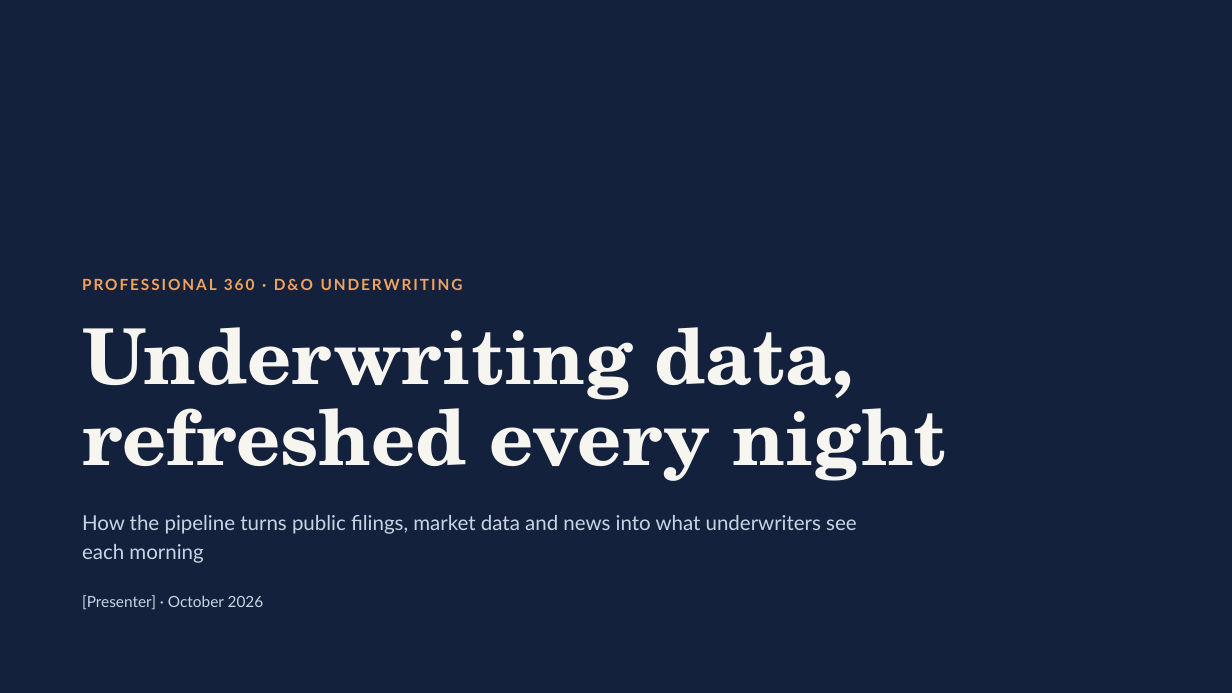
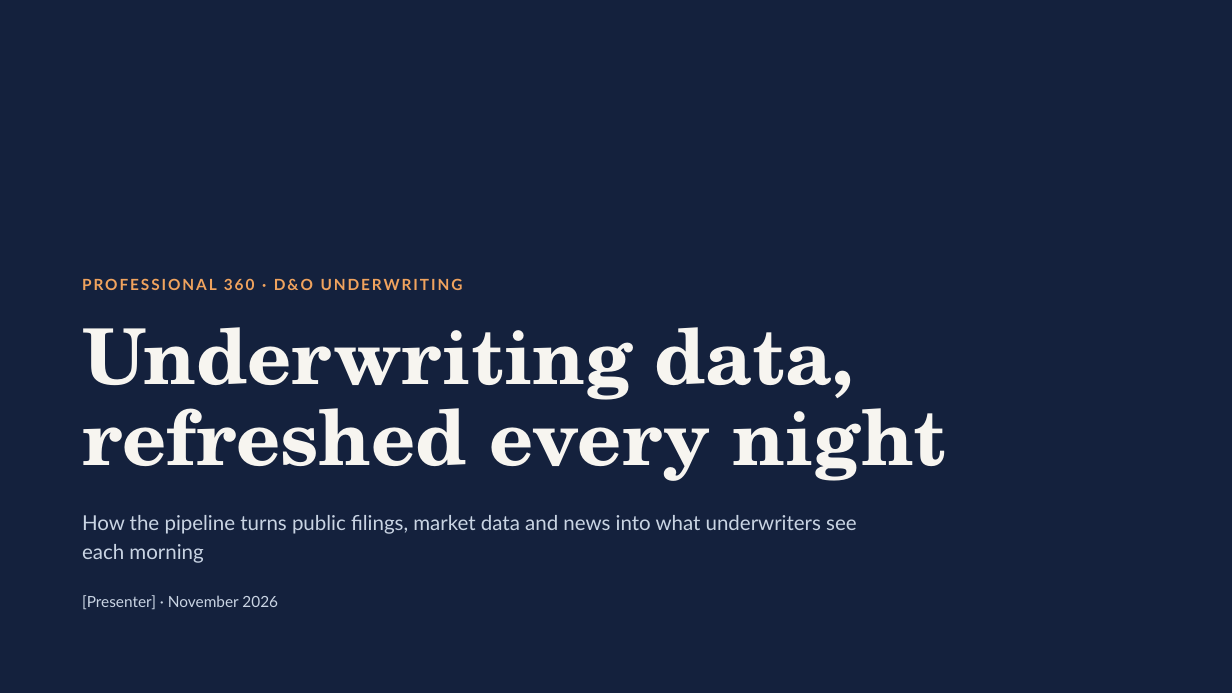
Before and after one commit to jiehuan/prof360, a slide deck: slide 1 of docs/Underwriting Data Pipeline Day-to-Day Workflow.pptx. Drawn at 1232x693 pixels with LibreOffice and Linux fonts; fonts in the diff are those of the drawing. Boxes give left, top, right and bottom in pixels: in the first picture for what was removed or moved away, otherwise in the second. Text is boxed around its words. In the diff, an @@ line names an element or a change of style, - is before the commit and + after.

```diff
--- a/docs/Underwriting Data Pipeline Day-to-Day Workflow.pptx
+++ b/docs/Underwriting Data Pipeline Day-to-Day Workflow.pptx
@@ text at box(82, 595, 278, 610): text changed @@
-[Presenter] · October 2026
+[Presenter] · November 2026
```
Also in this commit, not shown: 3 other slides changed.
